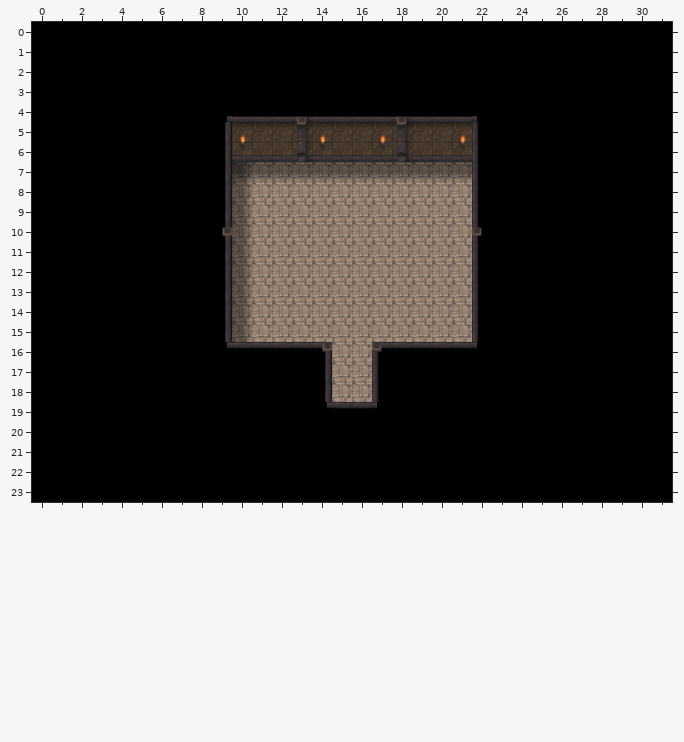
Tiled map (JSON) -- public/map/underpass4.json. The first picture shows the starting point.
Cells are 32x32 px. Shown: x 0..31, y 0..23.
Once edited:
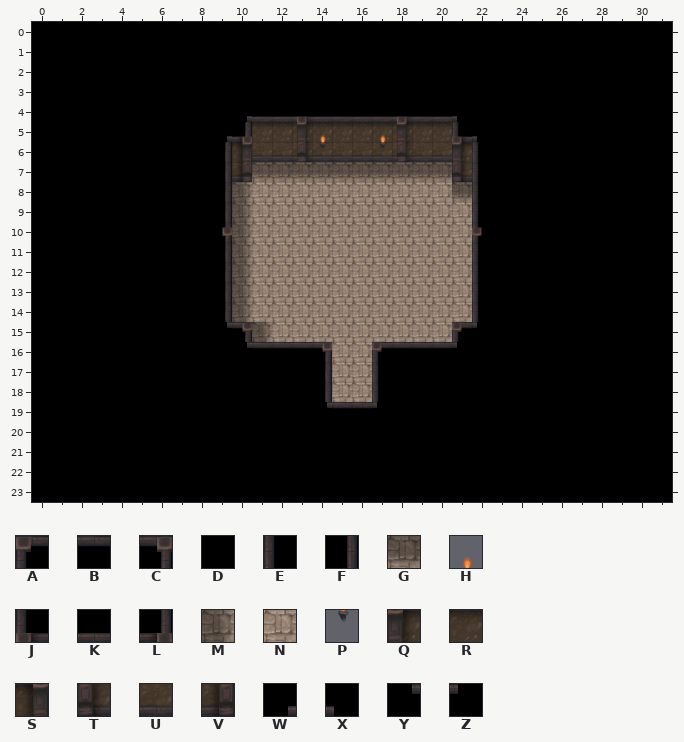
Key: from "underpass": A 0, B 1, C 3, D 11, E 20, F 23, G 26, H 27, J 30, K 31, L 33, M 35, N 36, P 37, Q 40, R 41, S 43, T 50, U 51, V 53, W 70, X 71, Y 80, Z 81.
_ is an empty cell, . an unchanged one.
The exact change:
--- layer "layer1"
@@ x 21..21 @@
- 8 N
+ 8 G
@@ x 11..11 @@
-15 N
+15 M
--- layer "layer3"
@@ x 9..22 @@
- 4 WK..........KX
- 5 FR..........RE
- 6 .U..........U.
- 7 ._.........._.
+ 4 DW..........XD
+ 5 WL..........JX
+ 6 .S..........Q.
+ 7 .V..........T.
@@ x 9..22 @@
-15 F_.........._E
-16 YB..........BZ
+15 YC..........AZ
+16 DY..........ZD
--- layer "layer4"
@@ x 10..21 @@
- 5 H..........H
- 6 P..........P
+ 5 _.........._
+ 6 _.........._
Pixel boxes of the changes (left, top, right, bottom) in both pictures:
changed: (225, 116, 252, 182)
changed: (452, 116, 479, 202)
changed: (225, 322, 272, 349)
changed: (452, 322, 479, 349)
